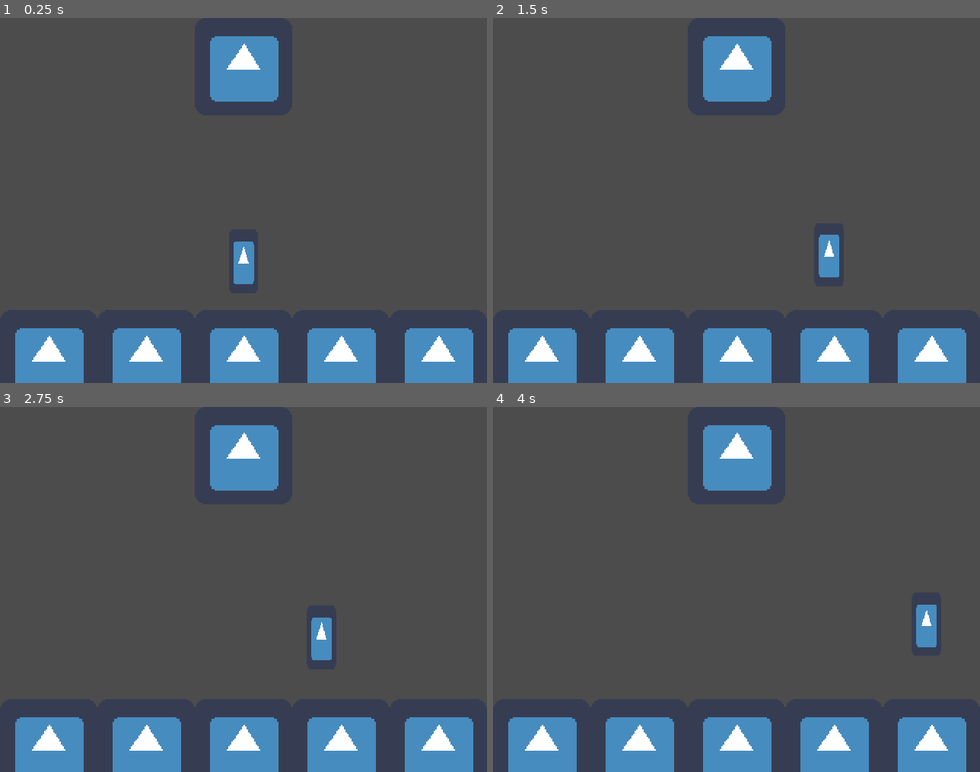
Above: before the commit, frames 1-4 (two rows, left to right).
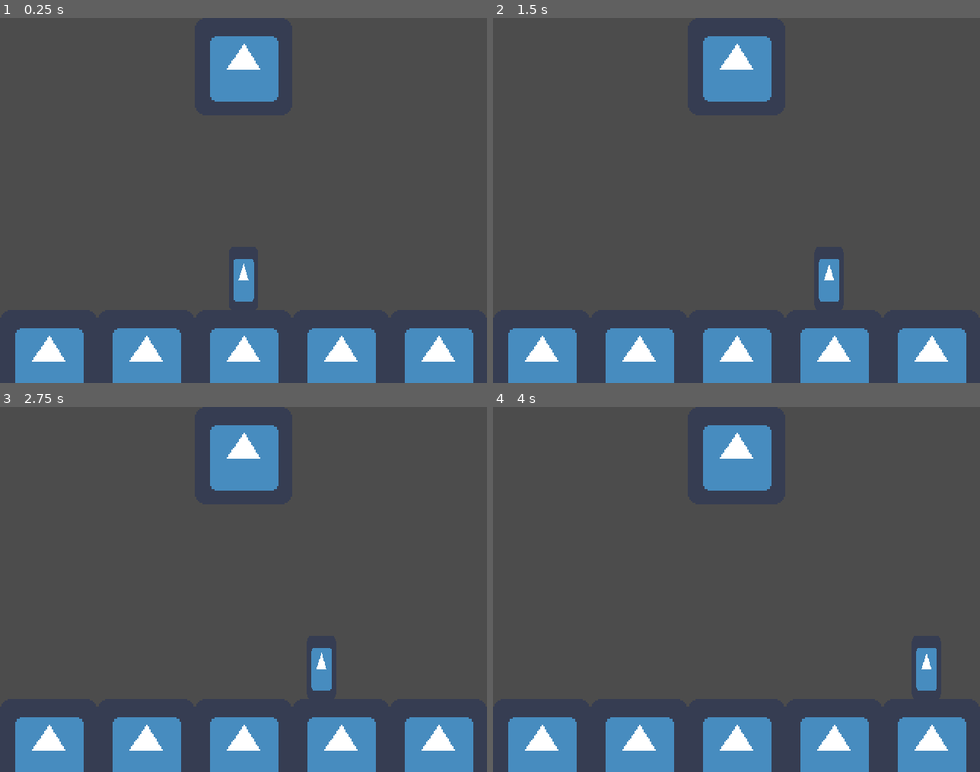
Above: after the commit, the same moments.

Repository: flyJV/MakeshiftMonikerGameProject1
Game: Godot game, scene res://Scenes/GameCore.tscn
Two runs of this game, one before a commit and one after it. Both use one fixed random seed, a clock stepped at 60 frames per second and the inputs below. The engine's default icon, where the game draws it, is replaced by a stand-in: a white triangle on a blue panel in a dark square.
Inputs:
- Up to frame 1 (0.25 s): no input
- Up to frame 2 (1.5 s): tap Enter at 0.5 s; hold D (action_right) from 0.53 s (still down); tap W (action_up) at 0.77 s
- Up to frame 3 (2.75 s): tap W (action_up) at 1.52 s; release D (action_right) at 2.03 s; hold A (action_left) from 2.03 s (still down)
- Up to frame 4 (4 s): release A (action_left) at 2.78 s; hold D (action_right) from 2.78 s (still down); tap W (action_up) at 3.02, 3.77 s

The runs differ from the first frame. In frame 1, 0.5% of the frame differs, in the area x 47-53%, y 61-78%; in frame 2, 0.6%; in frame 3, 0.7%; in frame 4, 1.0%, in the area x 86-92%, y 54-78%.

Commit message:
Movement Tweak 1

Diff:
--- a/Scenes/GameCore.tscn
+++ b/Scenes/GameCore.tscn
@@ -13,6 +13,7 @@
 [node name="Player" type="KinematicBody2D" parent="World"]
 position = Vector2( 160, 160 )
 script = ExtResource( 2 )
+move_V_on = false
 
 [node name="Ego" type="Sprite" parent="World/Player"]
 scale = Vector2( 0.3, 0.65 )
--- a/Scripts/PlayerController.gd
+++ b/Scripts/PlayerController.gd
@@ -1,10 +1,11 @@
 extends KinematicBody2D
 
 # Declare member variables here.
-export var active = true
+export var move_H_on = true
+export var move_V_on = true
 export var gravity_active = true
 export var speed = 64
-export var fall_sofen = 0.83
+export var fall_sofen = 98
 
 # Called when the node enters the scene tree for the first time.
 func _ready():
@@ -17,25 +18,32 @@
 	var move = Vector2(0, 0)
 	var fall = 0
 
-	#
+	# Gravity - just fall.
 	if (gravity_active):
+		if ((fall <= 0) && !is_on_floor()):
+			fall = 1
+		# Clear.
+		move.x = 0
+		# Calculate
 		fall += (fall * fall_sofen)
-
-	# Respond to controler keys if active.
-	#  Keep physics running otherwise, but don't allow movement.
-	if (active):
-		# Clear.
-		move.y = 0
-		move.x = 0
-		# Horizontal movement
+		move.y = fall
+		# Drop.
+		move_and_slide(move)
+	# Clear.
+	move.y = 0
+	move.x = 0
+	# Horizontal movement
+	if (move_H_on):
 		if (Input.is_action_pressed("action_left")):
 			move.x += -1
 		if (Input.is_action_pressed("action_right")):
 			move.x = 1
-		# Vertical movement
+	# Vertical movement
+	if (move_V_on):
 		if (Input.is_action_pressed("action_up")):
 			move.y += -1
 		if (Input.is_action_pressed("action_down")):
 			move.y += 1
+	# Just move.
 	move_and_slide((move*speed))
 	pass
